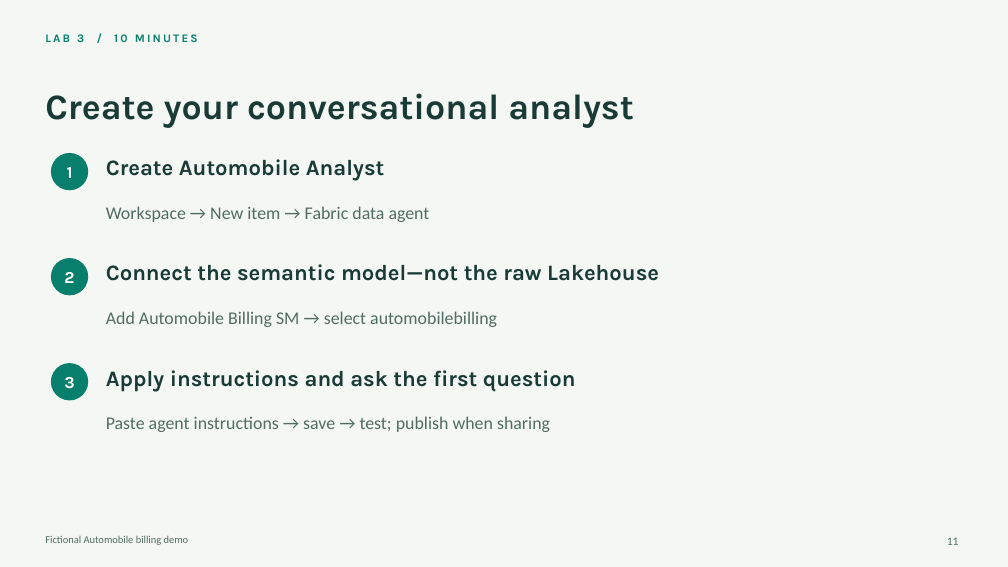
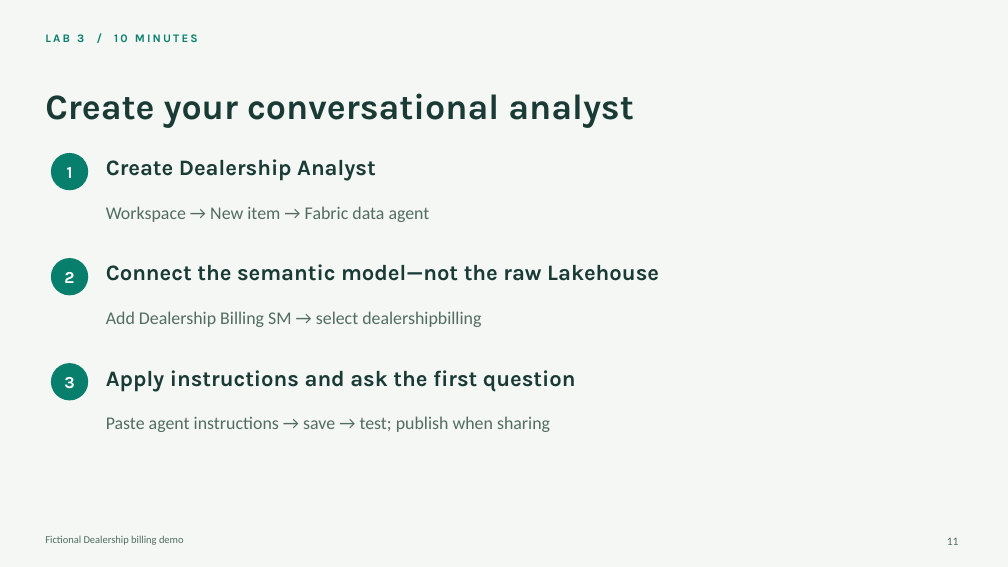
Before and after one commit to krepko7/FabricDataAgents1, a slide deck: slide 11 of workshop-express/Workshop-Express.pptx. Drawn at 1008x567 pixels with LibreOffice and Linux fonts; fonts in the diff are those of the drawing. Boxes give left, top, right and bottom in pixels: in the first picture for what was removed or moved away, otherwise in the second. Text is boxed around its words. In the diff, an @@ line names an element or a change of style, - is before the commit and + after.

```diff
--- a/workshop-express/Workshop-Express.pptx
+++ b/workshop-express/Workshop-Express.pptx
@@ text at <box>106,159,376,181</box>: text changed @@
-Create Automobile Analyst
+Create Dealership Analyst
@@ text at <box>106,311,481,327</box>: text changed @@
-Add Automobile Billing SM → select automobilebilling
+Add Dealership Billing SM → select dealershipbilling
@@ text at <box>45,535,184,545</box>: text changed @@
-Fictional Automobile billing demo
+Fictional Dealership billing demo
```
Also in this commit, not shown: 19 other slides changed, 11 other files.
